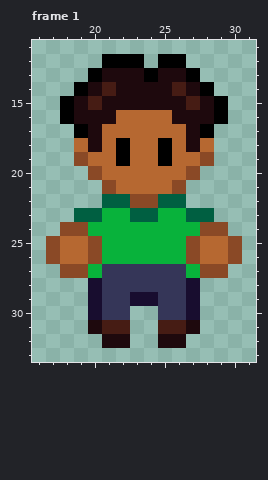
Two versions of one pixel-art file, Aseprite/Miglis_Angelo.aseprite. That is the earlier state.
48x48 pixels, 1 frame. Shown: frame 1: x 16..31, y 11..33. The commit also changed other frames, which this record leaves out.
And afterwards:
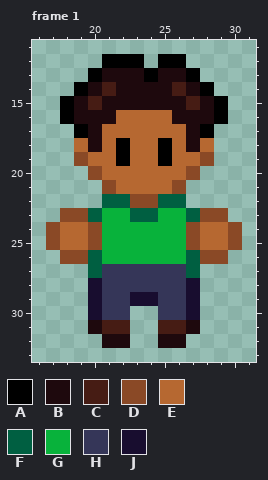
Palette (. is transparent): A #000000  B #1e090d  C #461c14  D #8a4926  E #b66831  F #005f41  G #08b23b  H #353658  J #180d2f
What changed:
Frame 1, layers "Hands", "Body":
Colour D is added in row 23 at x 18 and 29; in row 24 at x 17 and 30.
Colour D replaces colour E in row 26 at x 18 to 19 and 28 to 29.
Colour D replaces colour F in row 23 at x 19 and 28.
Colour D replaces colour G in row 24 at x 20 and 27.
Colour E replaces colour D in row 24 at x 18 to 19 and 28 to 29.
Colour F replaces colour D in row 26 at x 20 and 27.
Colour F replaces colour G in row 27 at x 20 and 27.
The edit erases colour D in row 26 at x 17 and 30; in row 27 at x 18 to 19 and 28 to 29.
Boxes around the changes in both pictures, in picture pixels (x1, y1, x2, y2):
changed: (46, 208, 102, 278)
changed: (186, 208, 242, 278)
